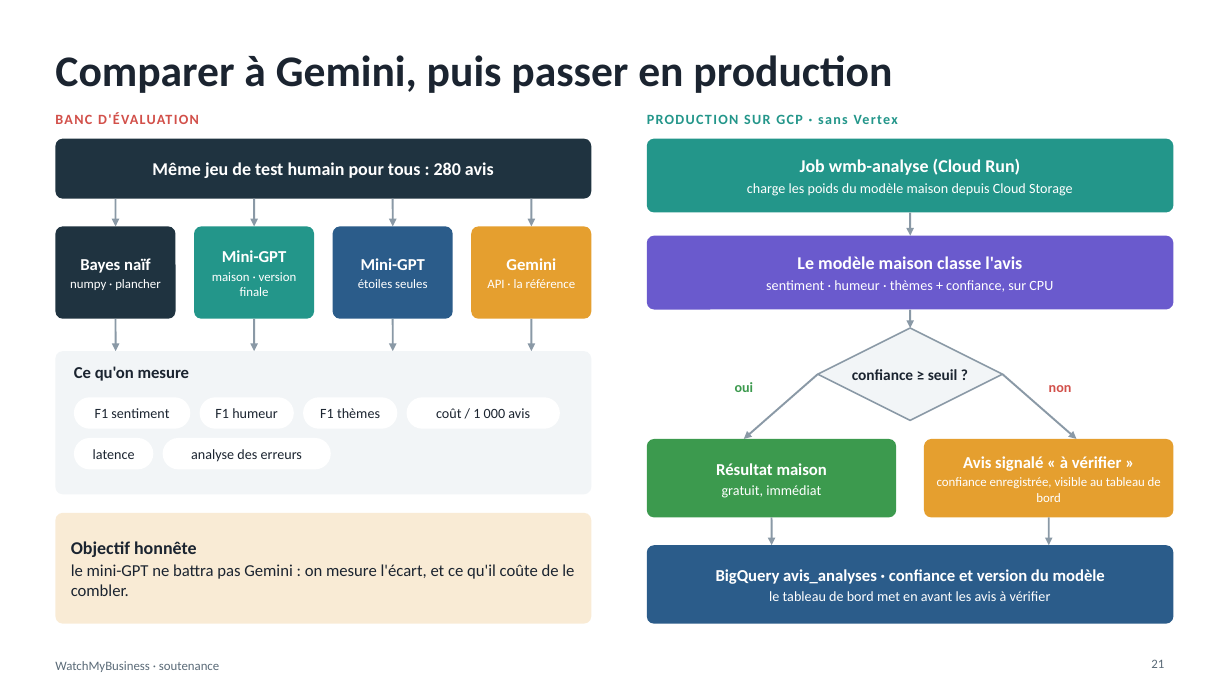
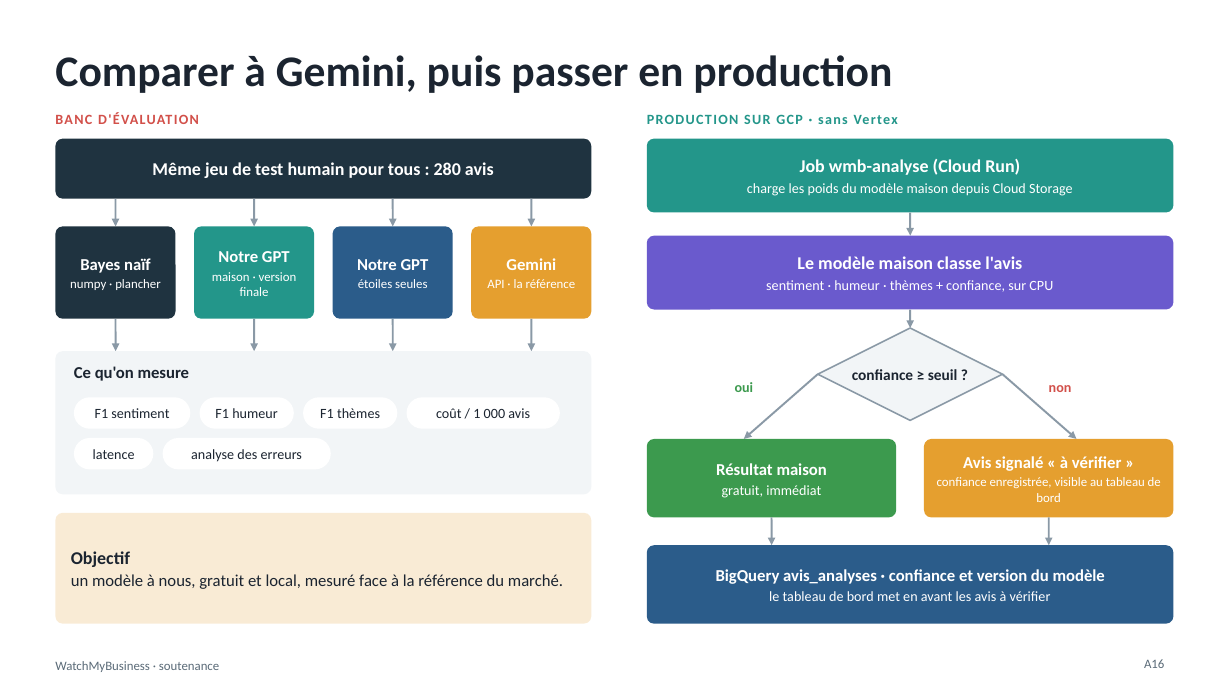
Before and after one commit to jackamrl/watchMyBusiness, a slide deck: slide 28 of docs/WatchMyBusiness-soutenance.pptx (slide 21 before the commit). Drawn at 1232x693 pixels with LibreOffice and Linux fonts; fonts in the diff are those of the drawing. Boxes give left, top, right and bottom in pixels: in the first picture for what was removed or moved away, otherwise in the second. Text is boxed around its words. In the diff, an @@ line names an element or a change of style, - is before the commit and + after.

```diff
--- a/docs/WatchMyBusiness-soutenance.pptx
+++ b/docs/WatchMyBusiness-soutenance.pptx
@@ text at (218, 251, 290, 262): text changed @@
-Mini-GPT
+Notre GPT
@@ text at (357, 259, 429, 270): text changed @@
-Mini-GPT
+Notre GPT
@@ text at (71, 551, 563, 589): text changed @@
-Objectif honnête
-le mini-GPT ne battra pas Gemini : on mesure l'écart, et ce qu'il coûte de le combler.
+Objectif
+un modèle à nous, gratuit et local, mesuré face à la référence du marché.
@@ text at (1144, 659, 1164, 668): text changed @@
-21
+A16
```
Also in this commit, not shown: 19 other slides changed, 3 slides added, 1 slide removed, 44 other files.
